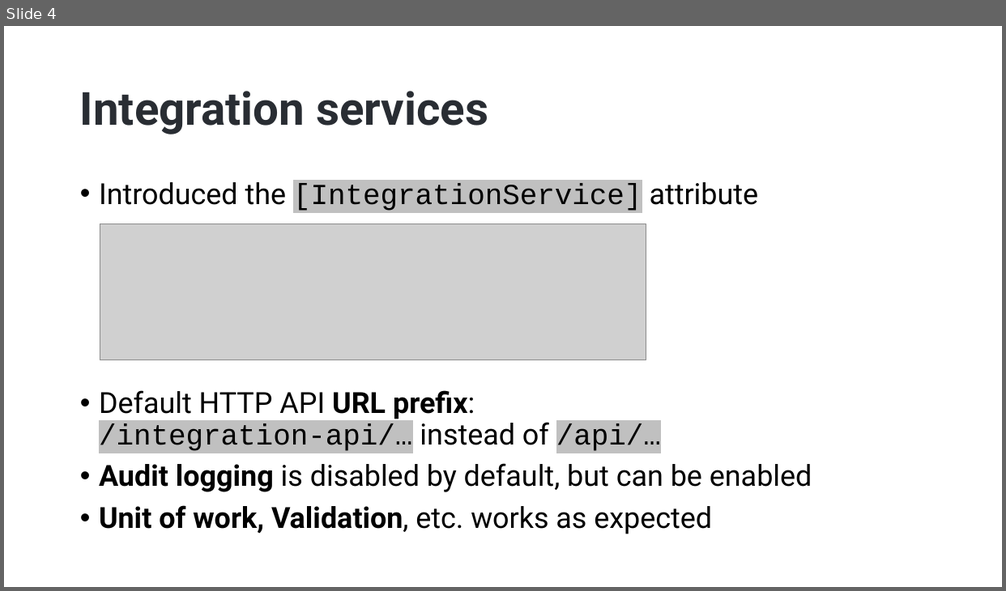
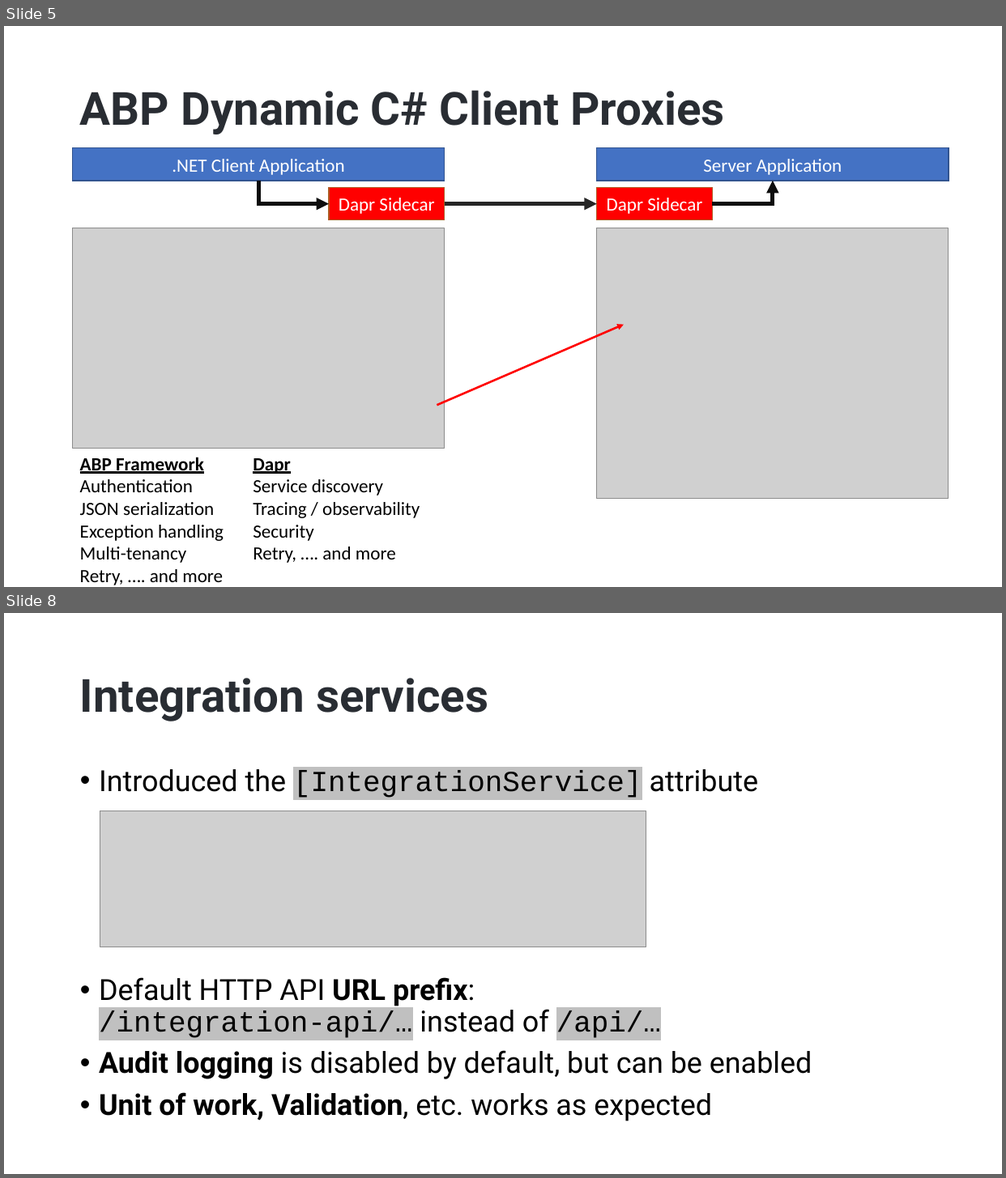
Before and after one commit to hikalkan/presentations, a slide deck: 2022-09-29 ABP Community Talks 2022.7/ABP-7-News.pptx. Shown one above the other, each under a label of ours: slide 4 before the commit, slides 5 and 8 after it; the slides between them are not shown. The pictures are 1006x591 and 1006x1178 pixels, drawn with LibreOffice and Linux fonts; fonts in the diff are those of the drawing; grey boxes stand for pictures; background and template pictures are left out. Boxes give left, top, right and bottom in pixels: in the first picture for what was removed or moved away, otherwise in the second. Text is boxed around its words. In the diff, an @@ line names an element or a change of style, - is before the commit and + after.

```diff
--- a/2022-09-29 ABP Community Talks 2022.7/ABP-7-News.pptx
+++ b/2022-09-29 ABP Community Talks 2022.7/ABP-7-News.pptx
@@ slide 5 added at bbox=[4, 26, 1002, 587], background picture (left out) @@
@@ title added at bbox=[80, 90, 725, 135], 44 pt, text #292D33, bold @@
+ABP Dynamic C# Client Proxies
@@ rectangle added at bbox=[73, 148, 445, 181], fill #4472C4, outline #325491 1 pt, 18 pt, text #FFFFFF @@
+.NET Client Application
@@ rectangle added at bbox=[597, 148, 948, 181], fill #4472C4, outline #325491 1 pt, 18 pt, text #FFFFFF @@
+Server Application
@@ elbow arrow added from (258, 181) to (329, 204), #0D0D0D 4 pt @@
@@ rectangle added at bbox=[329, 188, 444, 220], fill #FF0000, outline #AF5C24 1 pt, 18 pt, text #FFFFFF @@
+Dapr Sidecar
@@ rectangle added at bbox=[597, 188, 712, 220], fill #FF0000, outline #AF5C24 1 pt, 18 pt, text #FFFFFF @@
+Dapr Sidecar
@@ elbow arrow added from (712, 204) to (773, 181), #0D0D0D 4 pt @@
@@ arrow added from (444, 204) to (597, 204), #262626 4 pt @@
@@ picture added at bbox=[73, 228, 445, 448] @@
@@ picture added at bbox=[597, 228, 948, 499] @@
@@ arrow added from (437, 406) to (624, 325), #FF0000 2 pt @@
@@ text added at bbox=[80, 457, 224, 586], 18 pt, text #000000 @@
+ABP Framework
+Authentication
+JSON serialization
+Exception handling
+Multi-tenancy
+Retry, …. and more
@@ text added at bbox=[253, 459, 420, 563], 18 pt, text #000000 @@
+Dapr
+Service discovery
+Tracing / observability
+Security
+Retry, …. and more
@@ what was slide 4 is now slide 8 @@
```
Also in this commit, not shown: 1 slide changed, 3 other slides added.
